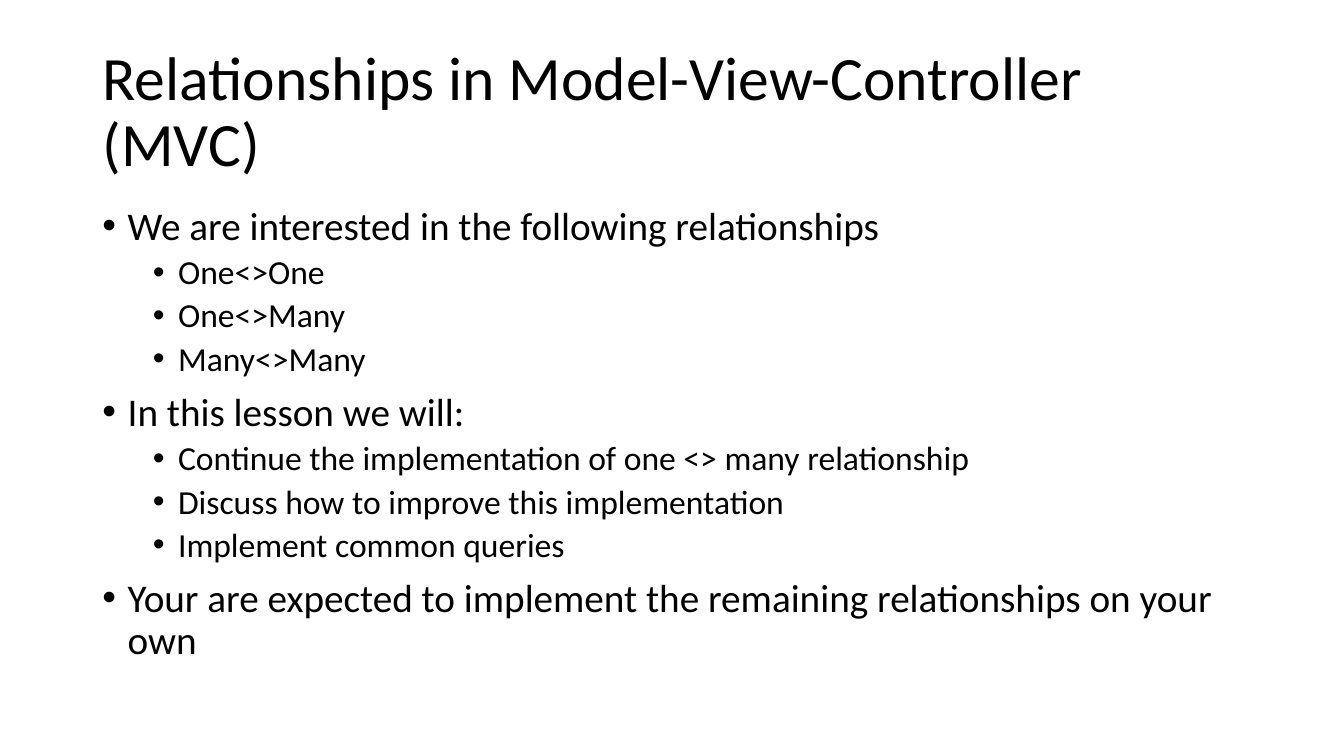
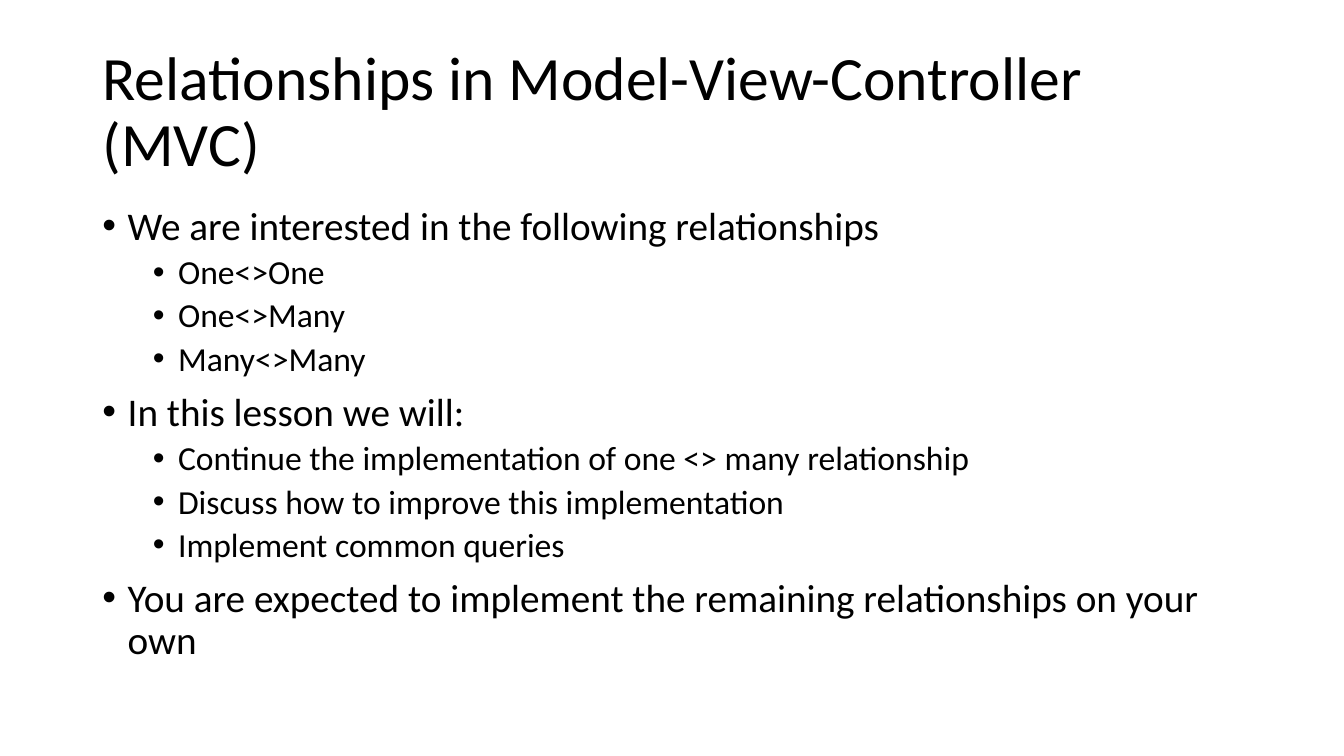
Before and after one commit to hogeschool/Development--Web, a slide deck: slide 3 of Lesson2/lesson2.pptx. Drawn at 1344x756 pixels with LibreOffice and Linux fonts; fonts in the diff are those of the drawing. Boxes give left, top, right and bottom in pixels: in the first picture for what was removed or moved away, otherwise in the second. Text is boxed around its words. In the diff, an @@ line names an element or a change of style, - is before the commit and + after.

```diff
--- a/Lesson2/lesson2.pptx
+++ b/Lesson2/lesson2.pptx
@@ text at [128,584,1198,655]: text changed @@
-• Your are expected to implement the remaining relationships on your own
+• You are expected to implement the remaining relationships on your own
```
Also in this commit, not shown: 1 other slide changed, 2 other files.
